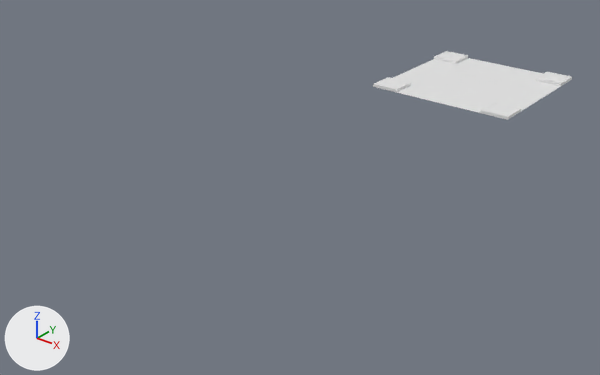
Renders of the FBX model Assets/models/environment/street_intersection.fbx from each side of a commit.
Rendered twice from a 50 mm lens placed at (25.0, -30.5, 18.6), pointed at (-2.1, 3.3, -2.4). The lights are fixed; the arrows at lower left show +X, +Y and +Z. Where no turn or scale is listed for an object, it has been applied to the vertices.

The first picture shows 'intersection'.
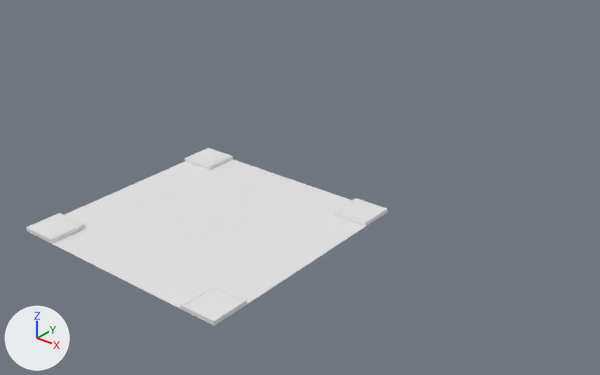
The change, as a list of edits to the scene's bpy script:
```text
Change me_plane_005:
    used by ob_intersection; location = (0.0, 20.0, 0.0)
    remove me_plane_005.from_pydata(...)  # 195 vertices, 148 faces; spans x -5.0..5.0, y -5.0..5.0, z 0.0..0.2
    add me_plane_005.from_pydata(...)  # 195 vertices, 148 faces; spans x -6.0..6.0, y -6.0..6.0, z 0.0..0.2
    me_plane_005 part 1: the loose piece of 16 vertices spanning x 3.14..3.29, y 3.13..5.0, z 0.0..0.2 is moved by (1.0, 1.0, 0.0)
    me_plane_005 part 2: the loose piece of 16 vertices spanning x -3.29..-3.14, y 3.13..5.0, z 0.0..0.2 is moved by (-1.0, 1.0, 0.0)
    me_plane_005 part 3: the loose piece of 16 vertices spanning x 3.14..3.29, y -5.0..-3.13, z 0.0..0.2 is moved by (1.0, -1.0, 0.0)
    me_plane_005 part 4: the loose piece of 16 vertices spanning x -3.29..-3.14, y -5.0..-3.13, z 0.0..0.2 is moved by (-1.0, -1.0, 0.0)
    me_plane_005 part 5: the loose piece of 16 vertices spanning x 3.3..5.0, y -3.29..-3.14, z 0.0..0.2 is moved by (1.0, -1.0, 0.0)
    me_plane_005 part 6: the loose piece of 16 vertices spanning x 3.3..5.0, y 3.14..3.29, z 0.0..0.2 is moved by (1.0, 1.0, 0.0)
    me_plane_005 part 7: the loose piece of 16 vertices spanning x -5.0..-3.3, y -3.29..-3.14, z 0.0..0.2 is moved by (-1.0, -1.0, 0.0)
    me_plane_005 part 8: the loose piece of 16 vertices spanning x -5.0..-3.3, y 3.14..3.29, z 0.0..0.2 is moved by (-1.0, 1.0, 0.0)
    me_plane_005 part 9: 66 of 195 vertices moved; they spanned x -5.0..5.0, y -5.0..5.0, z 0.0..0.2 and now span x -6.0..6.0, y -6.0..6.0, z 0.0..0.2; mean shift (0.0, 0.0, 0.0); largest move (3.13, -3.31, 0.0) -> (4.13, -4.31, 0.0)
Change ob_intersection:
    ob_intersection.location: (0.0, 20.0, 0.0) -> (0.0, -6.0, 0.0)
```

Pixel boxes [x1, y1, x2, y2] of what changed, in the pictures (600 x 375 px; the box of a moved part takes in the faces that stretch with it):
'intersection', reshaped, moved (81% wider, 156% taller)
    before: [373, 51, 572, 120]
    after: [26, 148, 387, 326]
part 1 of me_plane_005, moved or reshaped
    before: [536, 72, 548, 81]
    after: [333, 198, 358, 216]
part 2 of me_plane_005, moved or reshaped
    before: [454, 55, 468, 64]
    after: [207, 155, 233, 170]
part 3 of me_plane_005, moved or reshaped
    before: [480, 102, 496, 114]
    after: [180, 285, 215, 310]
part 4 of me_plane_005, moved or reshaped
    before: [394, 82, 411, 92]
    after: [49, 223, 85, 244]
part 5 of me_plane_005, moved or reshaped
    before: [496, 103, 521, 112]
    after: [213, 286, 247, 306]
part 6 of me_plane_005, moved or reshaped
    before: [538, 78, 562, 86]
    after: [336, 212, 367, 227]
part 7 of me_plane_005, moved or reshaped
    before: [387, 77, 408, 83]
    after: [57, 213, 82, 225]
part 8 of me_plane_005, moved or reshaped
    before: [434, 56, 455, 63]
    after: [185, 157, 209, 169]
part 9 of me_plane_005, moved or reshaped
    before: [373, 51, 572, 120]
    after: [26, 148, 387, 326]
